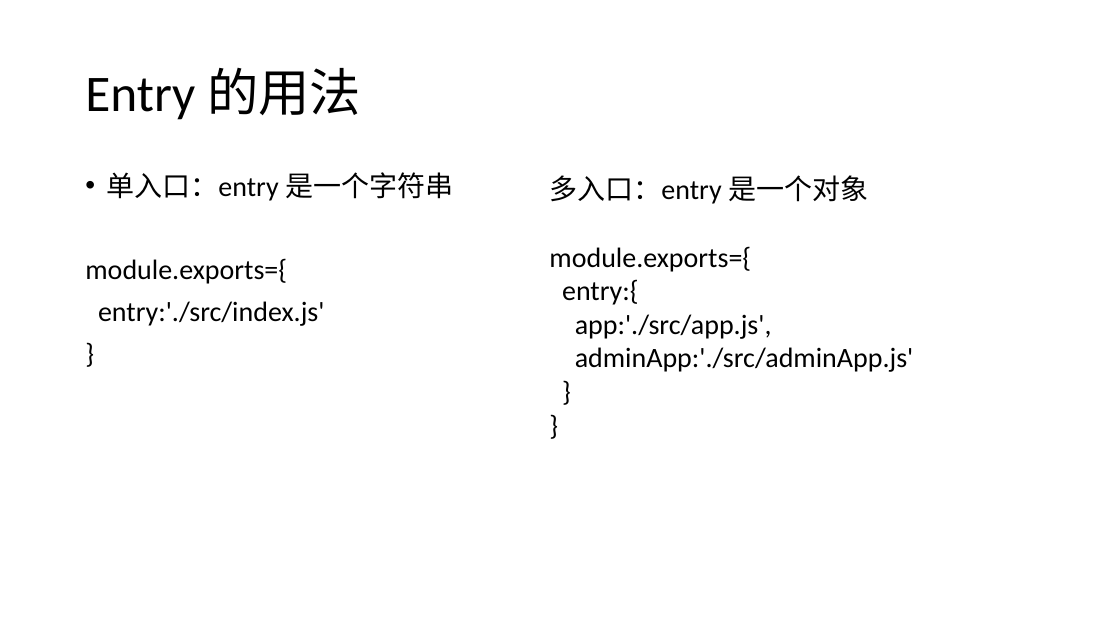
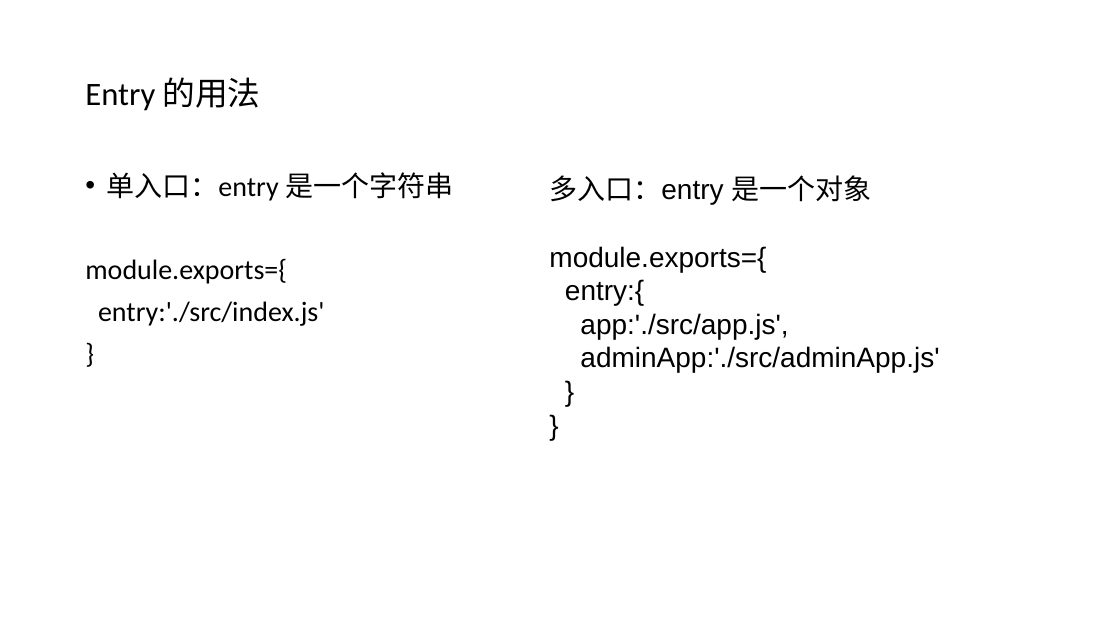
Before and after one commit to SmartWuJun/Demo, a slide deck: slide 4 of webpack.pptx. Drawn at 1120x630 pixels with LibreOffice and Linux fonts; fonts in the diff are those of the drawing. Boxes give left, top, right and bottom in pixels: in the first picture for what was removed or moved away, otherwise in the second. Text is boxed around its words. In the diff, an @@ line names an element or a change of style, - is before the commit and + after.

```diff
--- a/webpack.pptx
+++ b/webpack.pptx
@@ title "Entry 的⽤法" at [85, 77, 261, 111]: size 44 to 28 pt @@
@@ text "多入⼝：entry 是⼀个对象" at [549, 175, 939, 372]: font Calibri to Arial @@
```
Also in this commit, not shown: 9 other slides changed, 6 slides added, 2 slides removed, 7 other files.
